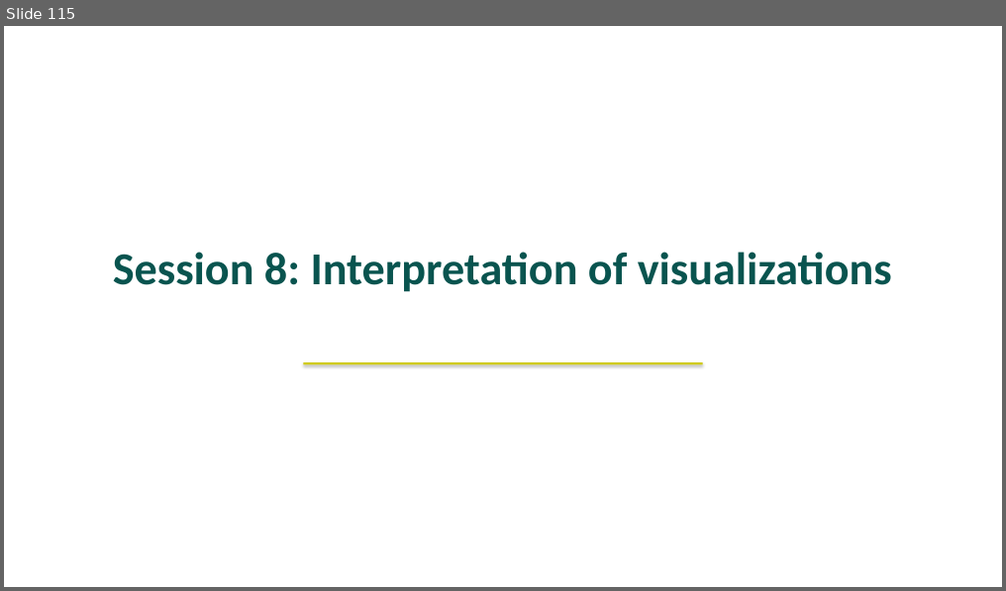
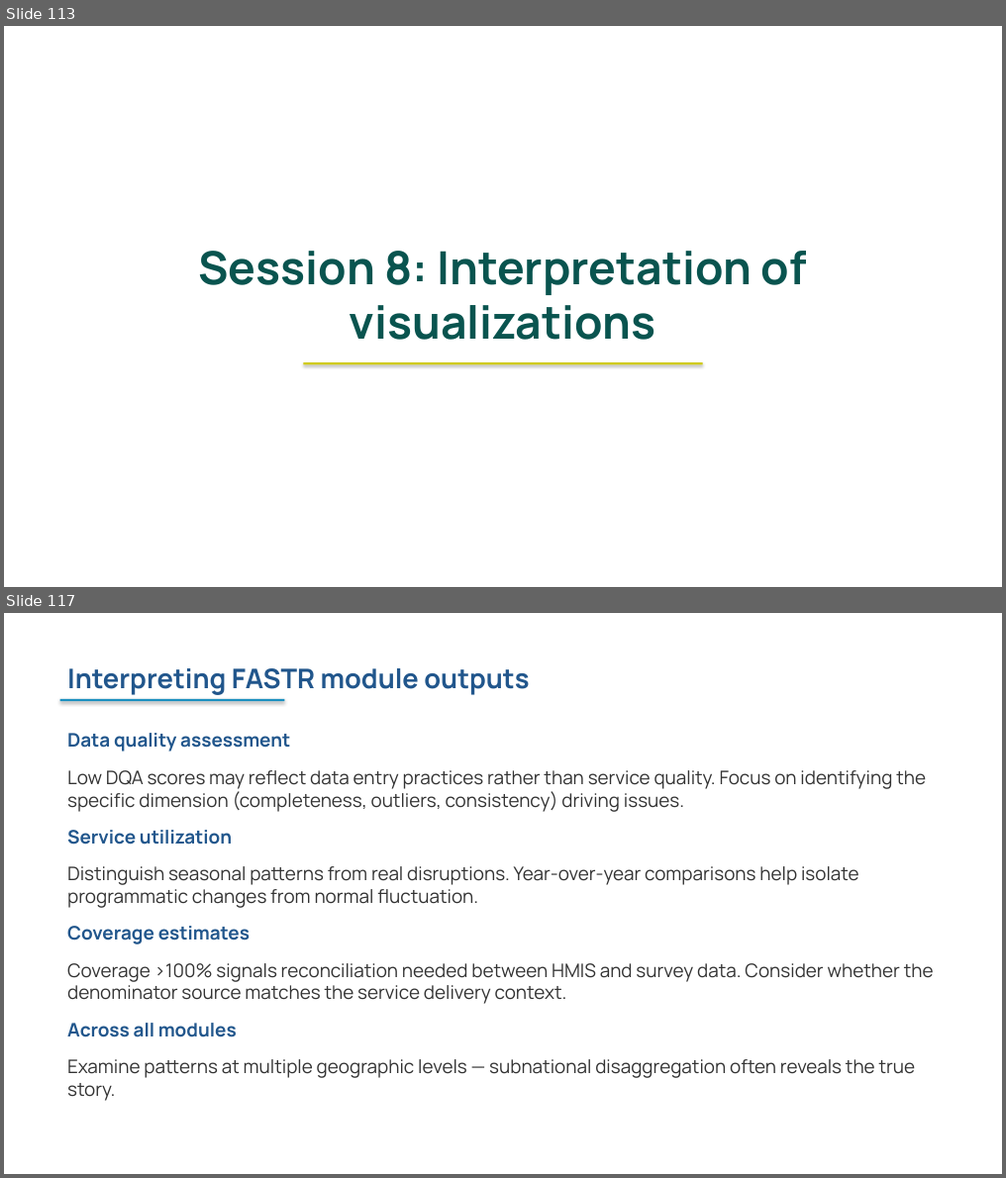
Before and after one commit to FASTR-Analytics/fastr-resource-hub, a slide deck: outputs/2026-zambia_deck.pptx. Shown one above the other, each under a label of ours: slide 115 before the commit, slides 113 and 117 after it; the slides between them are not shown. The pictures are 1006x591 and 1006x1178 pixels, drawn with LibreOffice and Linux fonts; fonts in the diff are those of the drawing. Boxes give left, top, right and bottom in pixels: in the first picture for what was removed or moved away, otherwise in the second. Text is boxed around its words. In the diff, an @@ line names an element or a change of style, - is before the commit and + after.

Commit message:
building cover slide

```diff
--- a/outputs/2026-zambia_deck.pptx
+++ b/outputs/2026-zambia_deck.pptx
@@ slide 117 added at <box>4,613,1002,1174</box>, background #FFFFFF @@
@@ text added at <box>67,668,529,695</box>, 26 pt, text #21568C, bold @@
+Interpreting FASTR module outputs
@@ rectangle added at <box>60,699,285,701</box>, fill #1A90C0 @@
@@ text added at <box>67,733,934,1101</box>, 18 pt, text #333333 @@
+Data quality assessment
+Low DQA scores may reflect data entry practices rather than service quality. Focus on identifying the specific dimension (completeness, outliers, consistency) driving issues.
+Service utilization
+Distinguish seasonal patterns from real disruptions. Year-over-year comparisons help isolate programmatic changes from normal fluctuation.
+Coverage estimates
+Coverage >100% signals reconciliation needed between HMIS and survey data. Consider whether the denominator source matches the service delivery context.
+Across all modules
+Examine patterns at multiple geographic levels — subnational disaggregation often reveals the true story.
@@ what was slide 115 is now slide 113 @@
@@ slide 113 changed as well @@
@@ text "Session 8: Interpretation of visualizations" at <box>198,251,807,340</box>: font Calibri to Manrope @@
```
Also in this commit, not shown: 130 other slides changed, 3 other slides added, 3 slides removed, 22 other files.
